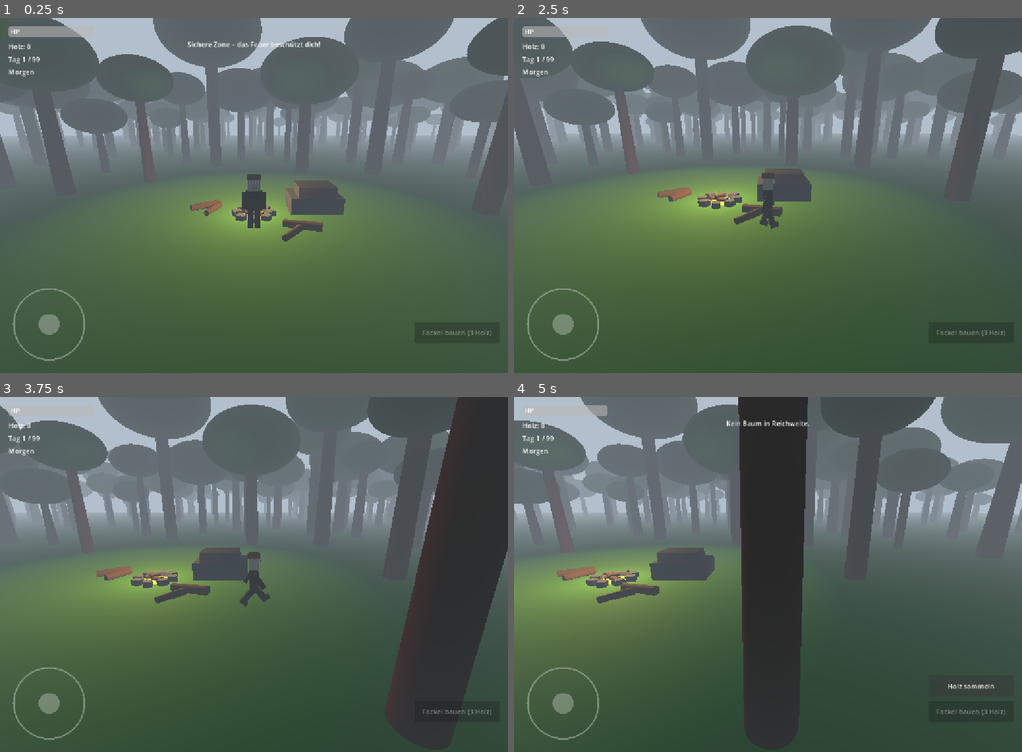
Above: before the commit, frames 1-4 (two rows, left to right).
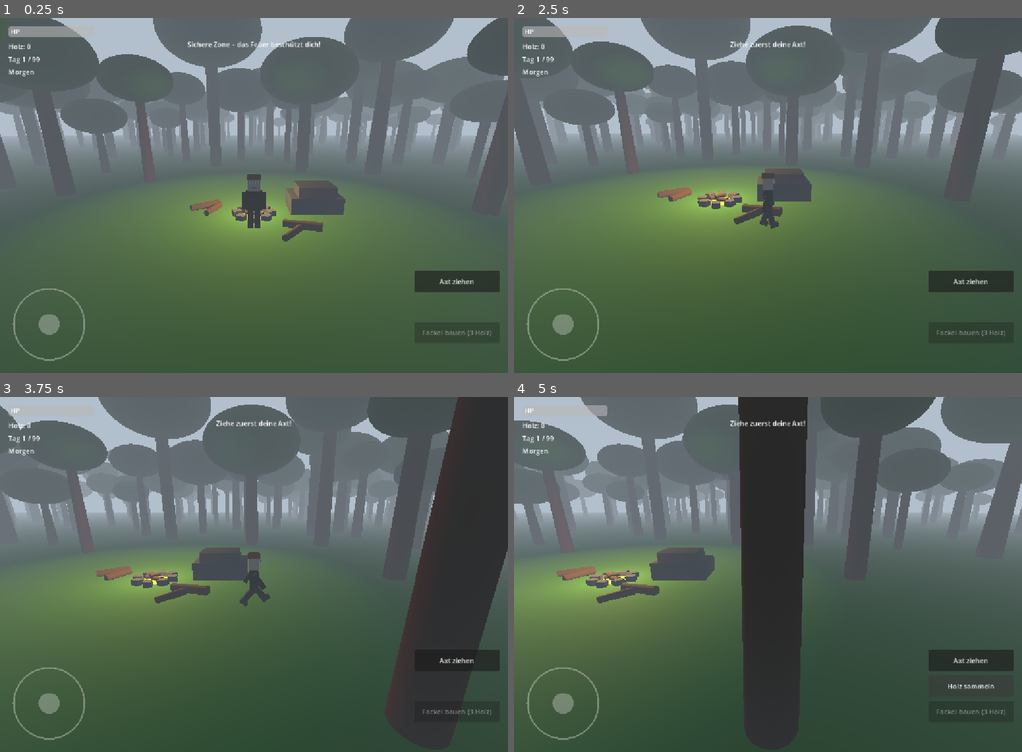
Above: after the commit, the same moments.

Repository: thieso2/99JahreImWald
Game: Godot game, scene res://scenes/main.tscn
Two runs of this game, one before a commit and one after it. Both use one fixed random seed, a clock stepped at 60 frames per second and the inputs below.
Inputs (mouse positions are in pixels of both pictures, inside the frame that each line leads up to):
- Up to frame 1 (0.25 s): no input
- Up to frame 2 (2.5 s): click (971, 280) at 0.5 s, where only the run after the commit has a clickable "Axt ziehen"; click (971, 280) at 1.25 s, where only the run after the commit has a clickable "Axt wegstecken"; tap Enter at 2 s; move the mouse to (879, 177) at 2.02 s; hold D (move_right) from 2.03 s (still down); hold Q (action_toggle_axe, bound only after the commit) from 2.03 s (still down); click (879, 177) at 2.17 s; tap E (action_chop, bound only after the commit) at 2.27, 2.3 s
- Up to frame 3 (3.75 s): tap E (action_chop, bound only after the commit) at 2.57 s; release D (move_right) at 2.75 s; release Q (action_toggle_axe, bound only after the commit) at 2.75 s; drag from (152, 592) to (228, 645) at 2.77 s; tap Space at 3.5 s; move the mouse to (304, 496) at 3.52 s; hold D (move_right) from 3.53 s (still down); hold Q (action_toggle_axe, bound only after the commit) from 3.53 s (still down)
- Up to frame 4 (5 s): tap E (action_chop, bound only after the commit) at 3.8 s; release D (move_right) at 4.25 s; release Q (action_toggle_axe, bound only after the commit) at 4.25 s; click "Holz sammeln" at 4.25 s

The runs differ from the first frame. In frame 1, 1.0% of the frame differs, in the area x 81-99%, y 71-78%; in frame 2, 1.1%; in frame 3, 0.5%; in frame 4, 1.1%, in the area x 41-99%, y 6-78%.

Commit message:
Add axe system: tiers, visible model, chop animation, tree HP
- 3 axe tiers (stone/iron/steel) with different strength and speed
- Procedural axe model visible in player's hand
- Chop animation: arm swing with body lean
- Trees have HP based on size (2/4/8), shake on hit
- Q to toggle axe, E to chop nearby tree
- Player starts with stone axe

Co-Authored-By: Claude Opus 4.6 <noreply@anthropic.com>

Diff:
--- a/game/project.godot
+++ b/game/project.godot
@@ -49,6 +49,17 @@
 ]
 }
 
+action_chop={
+"deadzone": 0.2,
+"events": [Object(InputEventKey,"resource_local_to_scene":false,"resource_name":"","device":-1,"window_id":0,"alt_pressed":false,"shift_pressed":false,"ctrl_pressed":false,"meta_pressed":false,"pressed":false,"keycode":69,"physical_keycode":0,"key_label":0,"unicode":101,"location":0,"echo":false,"script":null)
+]
+}
+action_toggle_axe={
+"deadzone": 0.2,
+"events": [Object(InputEventKey,"resource_local_to_scene":false,"resource_name":"","device":-1,"window_id":0,"alt_pressed":false,"shift_pressed":false,"ctrl_pressed":false,"meta_pressed":false,"pressed":false,"keycode":81,"physical_keycode":0,"key_label":0,"unicode":113,"location":0,"echo":false,"script":null)
+]
+}
+
 [rendering]
 
 renderer/rendering_method="mobile"
--- a/game/scenes/main.tscn
+++ b/game/scenes/main.tscn
@@ -242,8 +242,20 @@
 offset_top = -180.0
 offset_right = -20.0
 offset_bottom = -130.0
-text = "Holz sammeln"
+text = "Baum hacken"
 visible = false
+
+[node name="AxeButton" type="Button" parent="HUD"]
+anchors_preset = 3
+anchor_left = 1.0
+anchor_top = 1.0
+anchor_right = 1.0
+anchor_bottom = 1.0
+offset_left = -220.0
+offset_top = -240.0
+offset_right = -20.0
+offset_bottom = -190.0
+text = "Axt ziehen"
 
 [node name="TouchJoystick" type="Control" parent="HUD"]
 anchors_preset = 2
--- /dev/null
+++ b/game/scripts/axe_item.gd
@@ -0,0 +1,80 @@
+extends Node3D
+
+# Axt-Gegenstand: verschiedene Stärken, prozedurales 3D-Modell
+#
+# Stufen:
+#   STEIN  = schwach, langsam, graue Klinge
+#   EISEN  = mittel, silberne Klinge
+#   STAHL  = stark, schnell, dunkle Klinge
+
+enum AxeTier { STEIN, EISEN, STAHL }
+
+var tier: int = AxeTier.STEIN
+
+# Stärke-Werte pro Stufe
+var axe_strength: float = 1.0
+var chop_cooldown_time: float = 1.2  # Sekunden zwischen Hieben
+
+# Visuals
+var handle_mesh: MeshInstance3D
+var blade_mesh: MeshInstance3D
+
+# Materialien
+var handle_mat: StandardMaterial3D
+var blade_mat: StandardMaterial3D
+
+
+func _ready() -> void:
+	_apply_tier()
+	_build_axe()
+
+
+func set_tier(new_tier: int) -> void:
+	tier = new_tier
+	_apply_tier()
+
+
+func _apply_tier() -> void:
+	match tier:
+		AxeTier.STEIN:
+			axe_strength = 1.0
+			chop_cooldown_time = 1.0
+		AxeTier.EISEN:
+			axe_strength = 2.5
+			chop_cooldown_time = 0.7
+		AxeTier.STAHL:
+			axe_strength = 5.0
+			chop_cooldown_time = 0.45
+
+
+func _build_axe() -> void:
+	# Materialien
+	handle_mat = StandardMaterial3D.new()
+	handle_mat.albedo_color = Color(0.4, 0.25, 0.12, 1)
+
+	blade_mat = StandardMaterial3D.new()
+	match tier:
+		AxeTier.STEIN:
+			blade_mat.albedo_color = Color(0.5, 0.48, 0.45, 1)
+		AxeTier.EISEN:
+			blade_mat.albedo_color = Color(0.7, 0.7, 0.72, 1)
+		AxeTier.STAHL:
+			blade_mat.albedo_color = Color(0.3, 0.3, 0.35, 1)
+
+	# Stiel
+	handle_mesh = MeshInstance3D.new()
+	var h_mesh := BoxMesh.new()
+	h_mesh.size = Vector3(0.04, 0.5, 0.04)
+	handle_mesh.mesh = h_mesh
+	handle_mesh.material_override = handle_mat
+	handle_mesh.position = Vector3(0, -0.15, 0)
+	add_child(handle_mesh)
+
+	# Klinge (oben am Stiel, seitlich)
+	blade_mesh = MeshInstance3D.new()
+	var b_mesh := BoxMesh.new()
+	b_mesh.size = Vector3(0.18, 0.14, 0.04)
+	blade_mesh.mesh = b_mesh
+	blade_mesh.material_override = blade_mat
+	blade_mesh.position = Vector3(0.1, 0.12, 0)
+	add_child(blade_mesh)
--- a/game/scripts/forest_generator.gd
+++ b/game/scripts/forest_generator.gd
@@ -77,6 +77,7 @@
 		var tree := _create_tree(rng)
 		tree.position = pos
 		var s := rng.randf_range(tree_scale_min, tree_scale_max)
+		tree.tree_scale_factor = s
 		tree.scale = Vector3(s, s, s)
 		# Leichte zufällige Rotation für natürlicheren Look
 		tree.rotation.y = rng.randf() * TAU
--- a/game/scripts/game_manager.gd
+++ b/game/scripts/game_manager.gd
@@ -21,6 +21,7 @@
 @onready var craft_button: Button = $HUD/CraftButton
 @onready var joystick: Control = $HUD/TouchJoystick
 @onready var harvest_button: Button = $HUD/HarvestButton
+@onready var axe_button: Button = $HUD/AxeButton
 
 var message_timer: float = 0.0
 var deer_active: bool = false
@@ -42,9 +43,13 @@
 
 	craft_button.pressed.connect(_on_craft_pressed)
 	harvest_button.pressed.connect(_on_harvest_pressed)
+	axe_button.pressed.connect(_on_axe_toggle_pressed)
 
 	# Kamera-Controller mit Spieler verbinden
 	camera_controller.target = player
+
+	# Spieler bekommt zum Start eine Steinaxt
+	player.give_axe(0)
 
 	# UI initialisieren
 	_update_hp_bar(player.max_hp)
@@ -53,8 +58,16 @@
 	time_label.text = "Morgen"
 	message_label.text = ""
 	craft_button.text = "Fackel bauen (3 Holz)"
+	axe_button.text = "Axt ziehen"
 
-	_show_message("Willkommen im Wald! Sammle Holz und überlebe die Nacht!")
+	_show_message("Willkommen im Wald! Drücke 'Axt ziehen' und hacke Bäume!")
+
+
+func _unhandled_input(event: InputEvent) -> void:
+	if event.is_action_pressed("action_chop"):
+		_on_harvest_pressed()
+	elif event.is_action_pressed("action_toggle_axe"):
+		_on_axe_toggle_pressed()
 
 
 func _process(delta: float) -> void:
@@ -130,23 +143,38 @@
 
 
 func _on_harvest_pressed() -> void:
-	# Nächsten Baum in Reichweite finden und ernten
-	var trees := get_tree().get_nodes_in_group("tree")
-	for tree in trees:
-		if tree.has_method("harvest"):
-			var distance: float = player.global_position.distance_to(tree.global_position)
-			if distance < 4.0 and not tree.is_harvested:
-				tree.harvest(player)
-				_show_message("+%d Holz!" % tree.wood_amount, 1.0)
-				return
-	_show_message("Kein Baum in Reichweite.", 1.5)
+	if player.axe_active:
+		# Mit Axt: Baum hacken (mehrere Hiebe nötig)
+		var result: Dictionary = player.try_chop_tree()
+		if result.chopped:
+			if result.felled:
+				_show_message("Baum gefällt! +%d Holz!" % result.wood, 2.0)
+			else:
+				_show_message("Hack!", 0.5)
+		else:
+			if player.chop_cooldown > 0:
+				pass  # Cooldown, keine Nachricht
+			else:
+				_show_message("Kein Baum in Reichweite.", 1.5)
+	else:
+		_show_message("Ziehe zuerst deine Axt!", 1.5)
+
+
+func _on_axe_toggle_pressed() -> void:
+	player.toggle_axe()
+	if player.axe_active:
+		axe_button.text = "Axt wegstecken"
+		harvest_button.text = "Baum hacken"
+	else:
+		axe_button.text = "Axt ziehen"
+		harvest_button.text = "Holz sammeln"
 
 
 func _update_harvest_button() -> void:
 	var near_tree := false
 	var trees := get_tree().get_nodes_in_group("tree")
 	for tree in trees:
-		if tree.has_method("harvest") and not tree.is_harvested:
+		if tree.has_method("chop") and not tree.is_harvested:
 			var distance: float = player.global_position.distance_to(tree.global_position)
 			if distance < 5.0:
 				near_tree = true
--- a/game/scripts/player.gd
+++ b/game/scripts/player.gd
@@ -14,6 +14,12 @@
 var is_near_campfire: bool = false
 var is_safe: bool = false
 
+# Axt-System
+var has_axe: bool = false
+var axe_tier: int = 0         # 0=Stein, 1=Eisen, 2=Stahl
+var axe_active: bool = false  # Axt gezückt?
+var chop_cooldown: float = 0.0
+
 # Touch-Steuerung
 var joystick_direction: Vector2 = Vector2.ZERO
 
@@ -30,6 +36,7 @@
 signal player_died()
 signal entered_safe_zone()
 signal left_safe_zone()
+signal axe_changed(active: bool)
 
 
 func _ready() -> void:
@@ -51,6 +58,10 @@
 
 
 func _physics_process(delta: float) -> void:
+	# Axt-Cooldown
+	if chop_cooldown > 0:
+		chop_cooldown -= delta
+
 	# Schwerkraft
 	if not is_on_floor():
 		velocity.y -= 9.8 * delta
@@ -162,3 +173,86 @@
 	is_safe = false
 	is_near_campfire = false
 	left_safe_zone.emit()
+
+
+func give_axe(tier: int) -> void:
+	has_axe = true
+	axe_tier = tier
+	if axe_active and player_model:
+		player_model.equip_axe(tier)
+
+
+func toggle_axe() -> void:
+	if not has_axe:
+		return
+	axe_active = not axe_active
+	if player_model:
+		if axe_active:
+			player_model.equip_axe(axe_tier)
+		else:
+			player_model.unequip_axe()
+	axe_changed.emit(axe_active)
+
+
+func get_axe_strength() -> float:
+	match axe_tier:
+		0: return 1.0
+		1: return 2.5
+		2: return 5.0
+	return 1.0
+
+
+func get_chop_cooldown_time() -> float:
+	match axe_tier:
+		0: return 1.0
+		1: return 0.7
+		2: return 0.45
+	return 1.0
+
+
+func try_chop_tree() -> Dictionary:
+	# Gibt {"chopped": bool, "felled": bool, "wood": int, "tree": Node} zurück
+	var result := {"chopped": false, "felled": false, "wood": 0, "tree": null}
+
+	if not axe_active or chop_cooldown > 0:
+		return result
+
+	# Nächsten Baum in Reichweite finden
+	var trees: Array = get_tree().get_nodes_in_group("tree")
+	var nearest_tree: Node = null
+	var nearest_dist: float = 999.0
+
+	for tree in trees:
+		if tree.has_method("chop") and not tree.is_harvested:
+			var dist: float = global_position.distance_to(tree.global_position)
+			if dist < 4.0 and dist < nearest_dist:
+				nearest_dist = dist
+				nearest_tree = tree
+
+	if nearest_tree == null:
+		return result
+
+	# Hacken!
+	chop_cooldown = get_chop_cooldown_time()
+
+	# Animation abspielen
+	if player_model:
+		player_model.play_chop()
+
+	# Spieler zum Baum drehen
+	var dir_to_tree: Vector3 = nearest_tree.global_position - global_position
+	dir_to_tree.y = 0
+	if dir_to_tree.length() > 0.1:
+		var target_rot: float = atan2(dir_to_tree.x, dir_to_tree.z)
+		rotation.y = target_rot
+
+	var felled: bool = nearest_tree.chop(get_axe_strength())
+	result.chopped = true
+	result.tree = nearest_tree
+
+	if felled:
+		result.felled = true
+		result.wood = nearest_tree.wood_amount
+		add_wood(nearest_tree.wood_amount)
+
+	return result
--- a/game/scripts/player_model.gd
+++ b/game/scripts/player_model.gd
@@ -26,6 +26,15 @@
 @export var body_bob_amount: float = 0.06
 @export var head_bob_amount: float = 0.03
 
+# Axt
+var axe_node: Node3D = null
+var axe_script: GDScript = null
+
+# Hack-Animation
+var is_chopping: bool = false
+var chop_cycle: float = 0.0
+var chop_duration: float = 0.4
+
 # Materialien
 var skin_mat: StandardMaterial3D
 var shirt_mat: StandardMaterial3D
@@ -38,18 +47,29 @@
 
 
 func _ready() -> void:
+	axe_script = preload("res://scripts/axe_item.gd")
 	_create_materials()
 	_build_body()
 
 
 func _process(delta: float) -> void:
+	# Hack-Animation hat Priorität für den rechten Arm
+	if is_chopping:
+		chop_cycle += delta
+		if chop_cycle >= chop_duration:
+			is_chopping = false
+			chop_cycle = 0.0
+
 	if is_walking:
 		walk_cycle += delta * walk_anim_speed
 		_animate_walk()
 	else:
-		# Sanft zur Ruheposition zurückkehren
 		walk_cycle = 0.0
 		_animate_idle(delta)
+
+	# Hack-Animation überschreibt rechten Arm
+	if is_chopping:
+		_animate_chop()
 
 
 func set_walking(walking: bool) -> void:
@@ -301,3 +321,43 @@
 	# Leichte Atem-Animation im Idle
 	var breath: float = sin(Time.get_ticks_msec() * 0.003) * 0.01
 	body.position.y += breath
+
+
+func equip_axe(tier: int) -> void:
+	unequip_axe()
+	axe_node = Node3D.new()
+	axe_node.set_script(axe_script)
+	axe_node.tier = tier
+	axe_node.name = "AxeItem"
+	# Axt in der rechten Hand positionieren
+	axe_node.position = Vector3(0, -0.38, 0.08)
+	right_arm_pivot.add_child(axe_node)
+
+
+func unequip_axe() -> void:
+	if axe_node and is_instance_valid(axe_node):
+		axe_node.queue_free()
+		axe_node = null
+
+
+func play_chop() -> void:
+	is_chopping = true
+	chop_cycle = 0.0
+
+
+func _animate_chop() -> void:
+	if not right_arm_pivot:
+		return
+	# t geht von 0 bis 1 über die Hack-Dauer
+	var t: float = chop_cycle / chop_duration
+	# Schneller Schwung nach vorne/unten: hoch -> runter
+	var chop_angle: float
+	if t < 0.3:
+		# Ausholen (nach hinten)
+		chop_angle = lerp(0.0, -70.0, t / 0.3)
+	else:
+		# Zuschlagen (nach vorne/unten)
+		chop_angle = lerp(-70.0, 30.0, (t - 0.3) / 0.7)
+	right_arm_pivot.rotation_degrees.x = chop_angle
+	# Körper neigt sich leicht vor
+	body.rotation.x = -t * 0.1 * (1.0 - t)
--- a/game/scripts/tree_resource.gd
+++ b/game/scripts/tree_resource.gd
@@ -1,21 +1,33 @@
 extends StaticBody3D
 
-# Baum-Einstellungen
+# Baum mit HP-System: Größere Bäume brauchen mehr Hiebe
+# tree_scale_factor wird vom ForestGenerator gesetzt vor add_child()
+
 @export var wood_amount: int = 2
 @export var respawn_time: float = 30.0
 
 # Zustand
 var is_harvested: bool = false
 var respawn_timer: float = 0.0
+var tree_hp: float = 3.0
+var tree_max_hp: float = 3.0
+var tree_scale_factor: float = 1.0  # Gesetzt vom ForestGenerator
+
+# Shake-Effekt beim Hacken
+var shake_offset: float = 0.0
+var shake_decay: float = 0.0
 
 # Referenzen (werden dynamisch gesucht)
 var trunk_mesh: MeshInstance3D = null
 var leaves_mesh: MeshInstance3D = null
 var collision: CollisionShape3D = null
 
+# Signale
+signal tree_felled(wood: int)
+
 
 func _ready() -> void:
-	# Nodes dynamisch finden statt @onready (funktioniert auch bei prozeduraler Erzeugung)
+	# Nodes dynamisch finden
 	for child in get_children():
 		if child is MeshInstance3D and child.name == "MeshInstance3D":
 			trunk_mesh = child
@@ -24,36 +36,87 @@
 		elif child is CollisionShape3D:
 			collision = child
 
+	# HP basierend auf Baumgröße berechnen
+	if tree_scale_factor < 0.9:
+		tree_hp = 2.0    # Klein: 2 Hiebe mit Steinaxt
+		wood_amount = 1
+	elif tree_scale_factor < 1.1:
+		tree_hp = 4.0    # Mittel: 4 Hiebe mit Steinaxt
+		wood_amount = 2
+	else:
+		tree_hp = 8.0    # Groß: 8 Hiebe mit Steinaxt, 2 mit Stahlaxt
+		wood_amount = 4
+	tree_max_hp = tree_hp
+
 
 func _process(delta: float) -> void:
+	# Respawn-Timer
 	if is_harvested:
 		respawn_timer -= delta
 		if respawn_timer <= 0:
 			_respawn()
 
+	# Shake-Effekt abklingen lassen
+	if shake_decay > 0:
+		shake_decay -= delta * 6.0
+		if shake_decay <= 0:
+			shake_decay = 0.0
+			shake_offset = 0.0
+		else:
+			shake_offset = sin(shake_decay * 30.0) * shake_decay * 0.15
+		if trunk_mesh:
+			trunk_mesh.position.x = shake_offset
+		if leaves_mesh:
+			leaves_mesh.position.x = shake_offset
+
+
+func chop(axe_strength: float) -> bool:
+	if is_harvested:
+		return false
+
+	tree_hp -= axe_strength
+
+	if tree_hp <= 0:
+		_fell_tree()
+		return true
+	else:
+		_shake_tree()
+		return false
+
 
 func harvest(player: CharacterBody3D) -> void:
+	# Alte Methode: sofortiges Ernten (Rückwärtskompatibilität)
 	if is_harvested:
 		return
+	if player.has_method("add_wood"):
+		player.add_wood(wood_amount)
+	_fell_tree()
 
+
+func _fell_tree() -> void:
 	is_harvested = true
 	respawn_timer = respawn_time
+	tree_felled.emit(wood_amount)
 
-	# Holz dem Spieler geben
-	if player.has_method("add_wood"):
-		player.add_wood(wood_amount)
-
-	# Baum verstecken
 	if trunk_mesh:
 		trunk_mesh.visible = false
+		trunk_mesh.position.x = 0
 	if leaves_mesh:
 		leaves_mesh.visible = false
+		leaves_mesh.position.x = 0
 	if collision:
 		collision.disabled = true
+	shake_offset = 0.0
+	shake_decay = 0.0
+
+
+func _shake_tree() -> void:
+	shake_decay = 1.0
 
 
 func _respawn() -> void:
 	is_harvested = false
+	tree_hp = tree_max_hp
 	if trunk_mesh:
 		trunk_mesh.visible = true
 	if leaves_mesh:
Not shown, changed: PROGRESS.md
